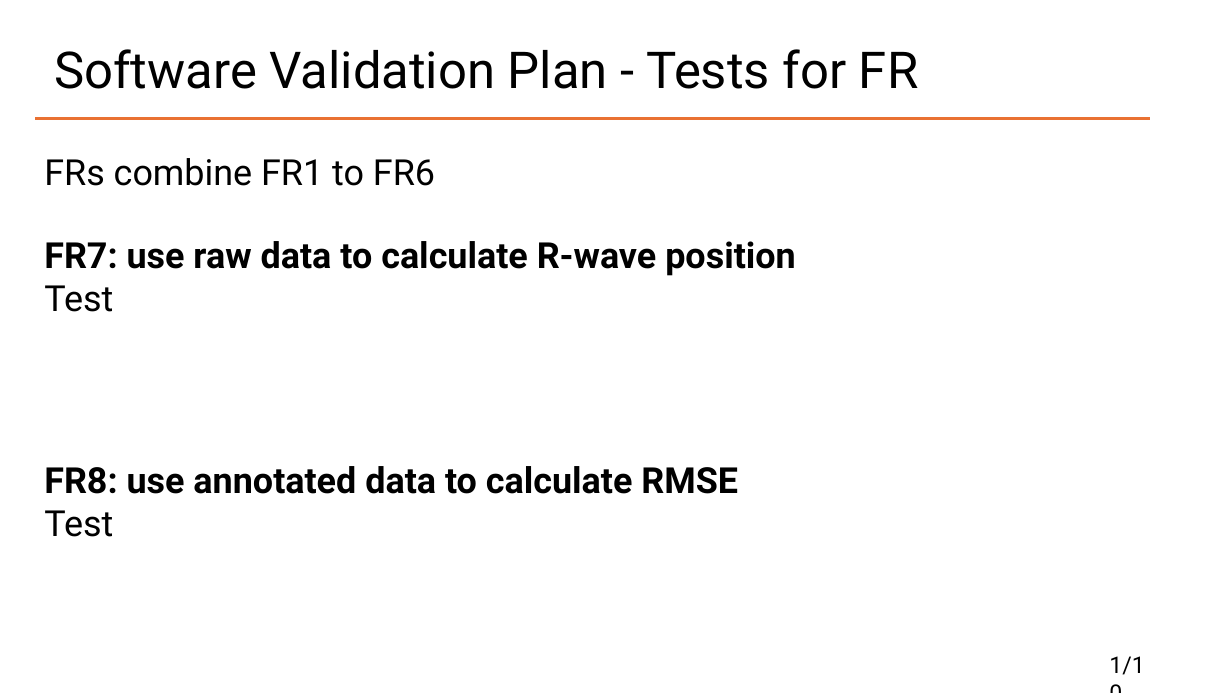
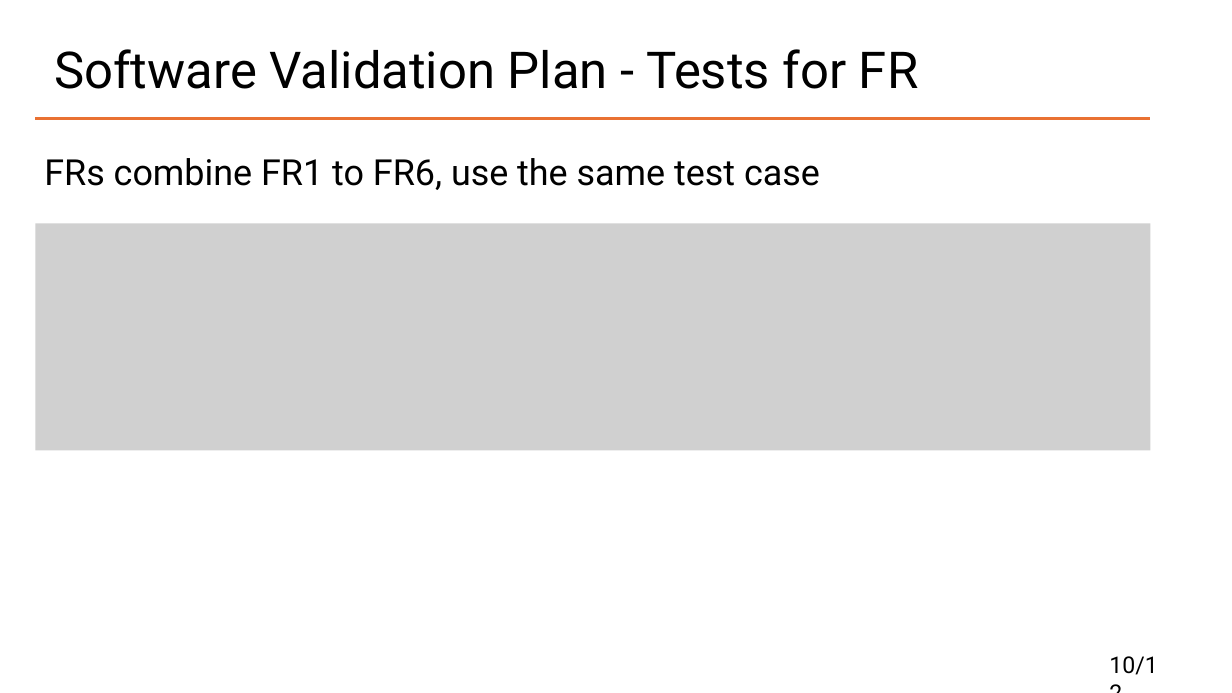
Before and after one commit to Lychee-acaca/CAS741, a slide deck: slide 11 of docs/Presentation/VnV.pptx. Drawn at 1232x693 pixels with LibreOffice and Linux fonts; fonts in the diff are those of the drawing; grey boxes stand for pictures. Boxes give left, top, right and bottom in pixels: in the first picture for what was removed or moved away, otherwise in the second. Text is boxed around its words. In the diff, an @@ line names an element or a change of style, - is before the commit and + after.

```diff
--- a/docs/Presentation/VnV.pptx
+++ b/docs/Presentation/VnV.pptx
@@ text at [44, 158, 820, 190]: text changed @@
-FRs combine FR1 to FR6
+FRs combine FR1 to FR6, use the same test case
@@ picture added at [35, 224, 1151, 451] @@
@@ text removed at [44, 241, 796, 312] @@
-FR7: use raw data to calculate R-wave position
-Test
@@ text removed at [44, 466, 738, 537] @@
-FR8: use annotated data to calculate RMSE
-Test
@@ text at [1109, 656, 1157, 675]: text changed @@
-1/10
+10/12
```
Also in this commit, not shown: 11 other slides changed.
